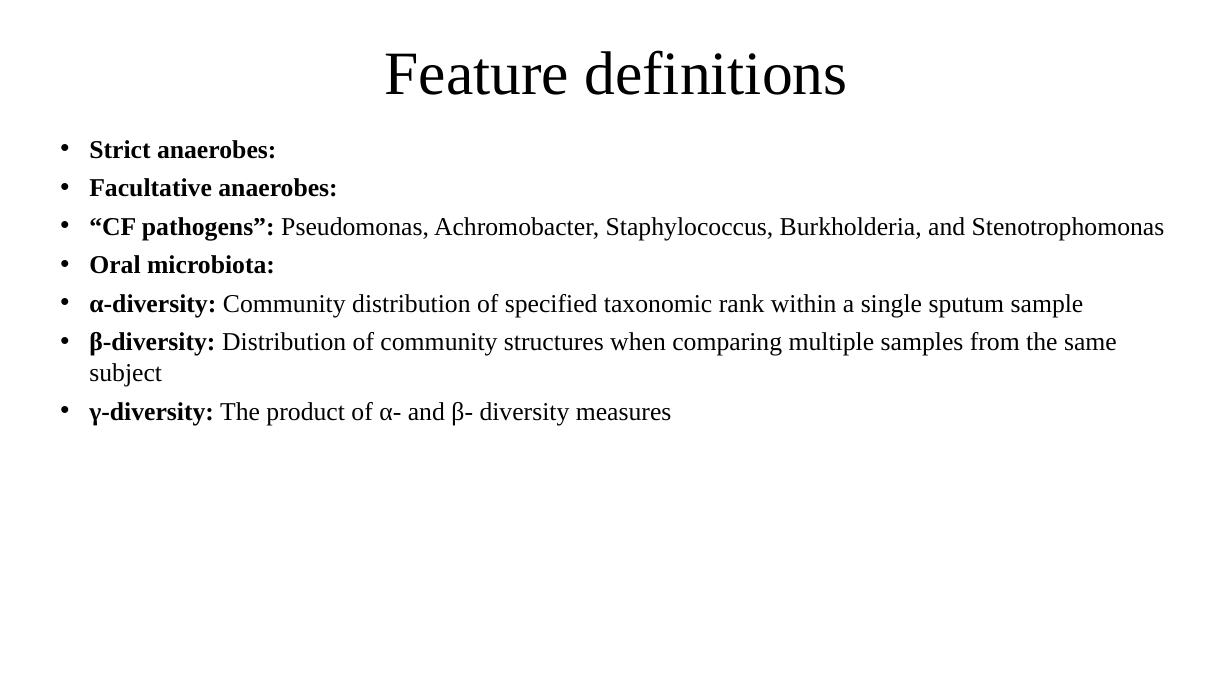
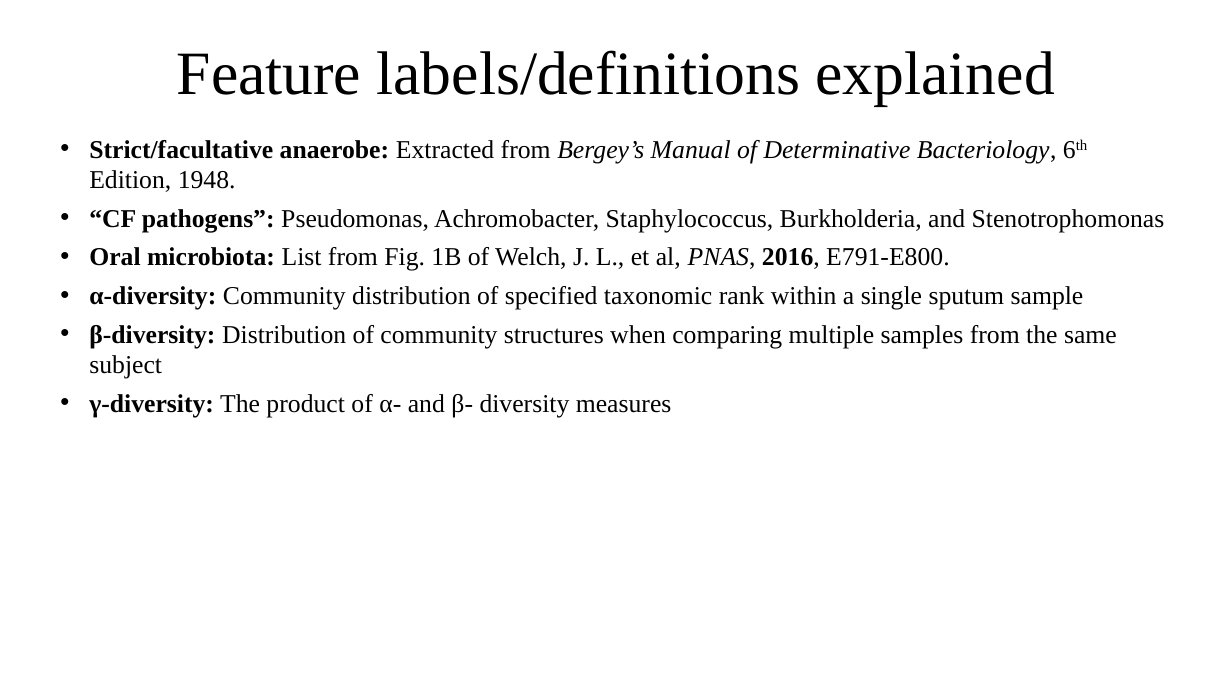
Before and after one commit to um-cf-microbiome/ml4cf, a slide deck: slide 7 of figures/src_files/NTM_Update_3_5_18.pptx. Drawn at 1232x693 pixels with LibreOffice and Linux fonts; fonts in the diff are those of the drawing. Boxes give left, top, right and bottom in pixels: in the first picture for what was removed or moved away, otherwise in the second. Text is boxed around its words. In the diff, an @@ line names an element or a change of style, - is before the commit and + after.

```diff
--- a/figures/src_files/NTM_Update_3_5_18.pptx
+++ b/figures/src_files/NTM_Update_3_5_18.pptx
@@ title at (x1=177, y1=50, x2=1055, y2=106): text changed @@
-Feature definitions
+Feature labels/definitions explained
@@ text at (x1=89, y1=140, x2=1057, y2=192): text changed; bold off @@
-• Strict anaerobes:
-• Facultative anaerobes:
+• Strict/facultative anaerobe: Extracted from Bergey’s Manual of Determinative Bacteriology, 6th Edition, 1948.
@@ text at (x1=89, y1=247, x2=949, y2=271): text changed; bold off @@
-• Oral microbiota:
+• Oral microbiota: List from Fig. 1B of Welch, J. L., et al, PNAS, 2016, E791-E800.
```
Also in this commit, not shown: 6 other slides changed, 3 slides added, 1 slide removed, 4 other files.
